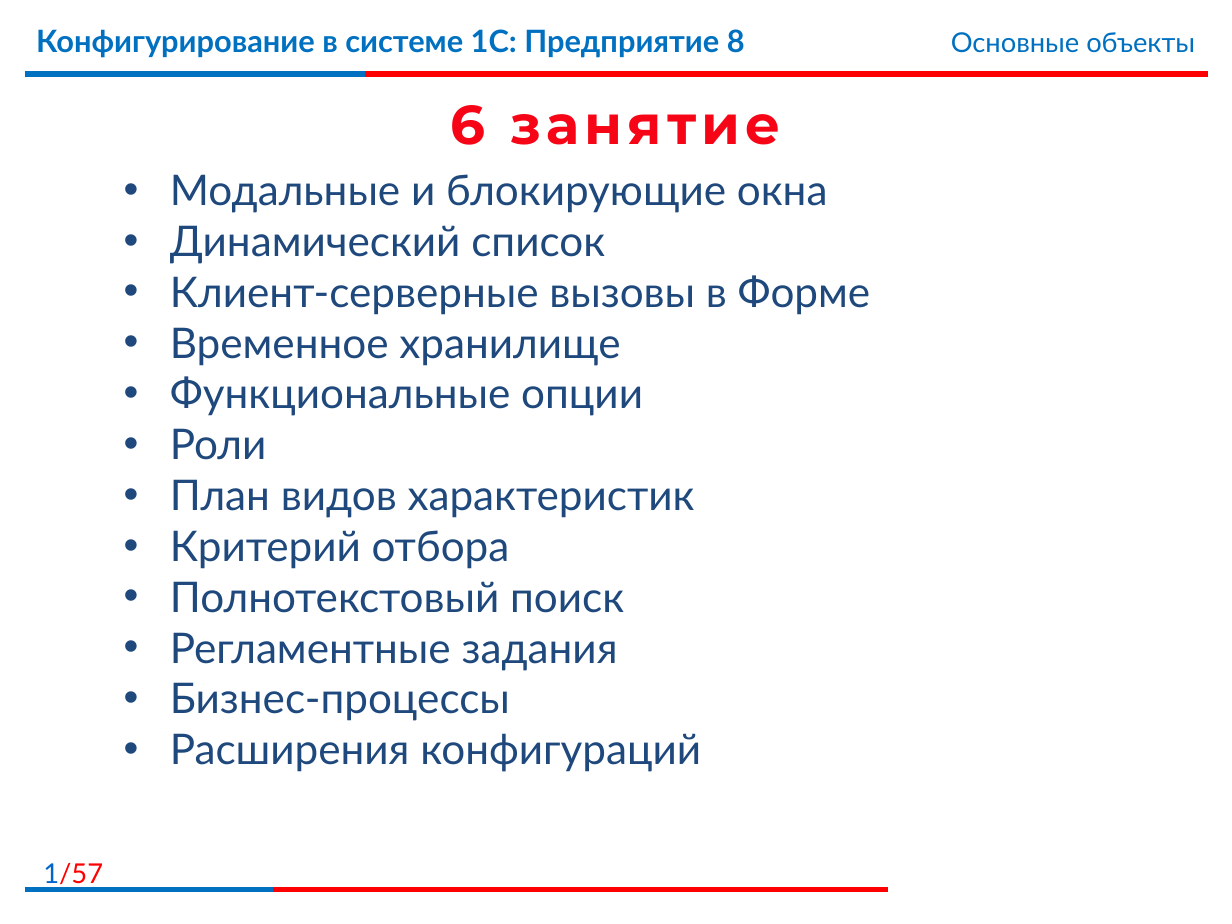
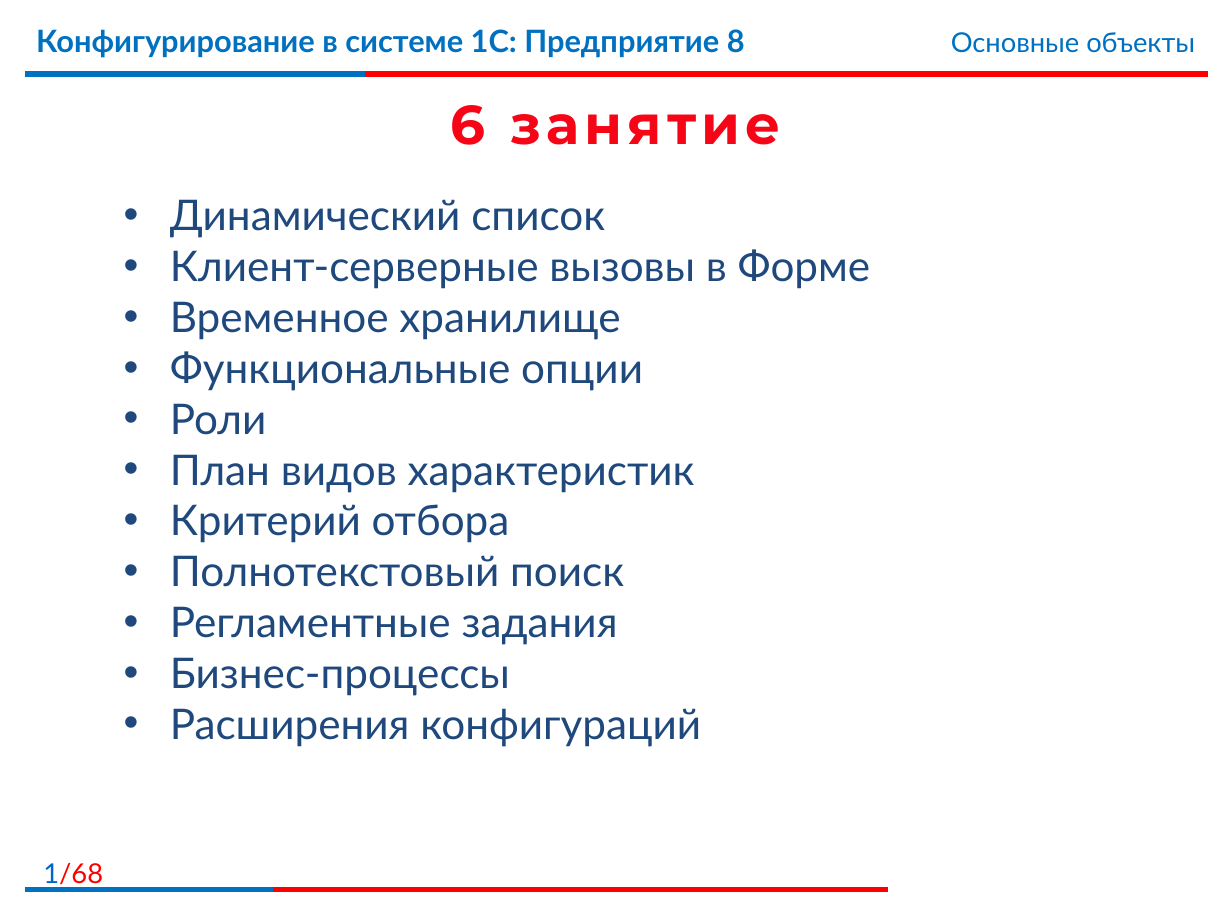
Before and after one commit to bestteacher-1c/documents_compl_kurs, a slide deck: slide 1 of Занятие_06/Иллюстрации6.pptx. Drawn at 1232x924 pixels with LibreOffice and Linux fonts; fonts in the diff are those of the drawing; background and template pictures are left out. Boxes give left, top, right and bottom in pixels: in the first picture for what was removed or moved away, otherwise in the second. Text is boxed around its words. In the diff, an @@ line names an element or a change of style, - is before the commit and + after.

```diff
--- a/Занятие_06/Иллюстрации6.pptx
+++ b/Занятие_06/Иллюстрации6.pptx
@@ subtitle at (x1=170, y1=174, x2=828, y2=213): paragraph removed @@
-• Модальные и блокирующие окна
@@ page number at (x1=43, y1=863, x2=103, y2=889): text changed @@
-1/57
+1/68
```
Also in this commit, not shown: 13 other slides changed, 29 slides added, 26 slides removed, 12 other files.
